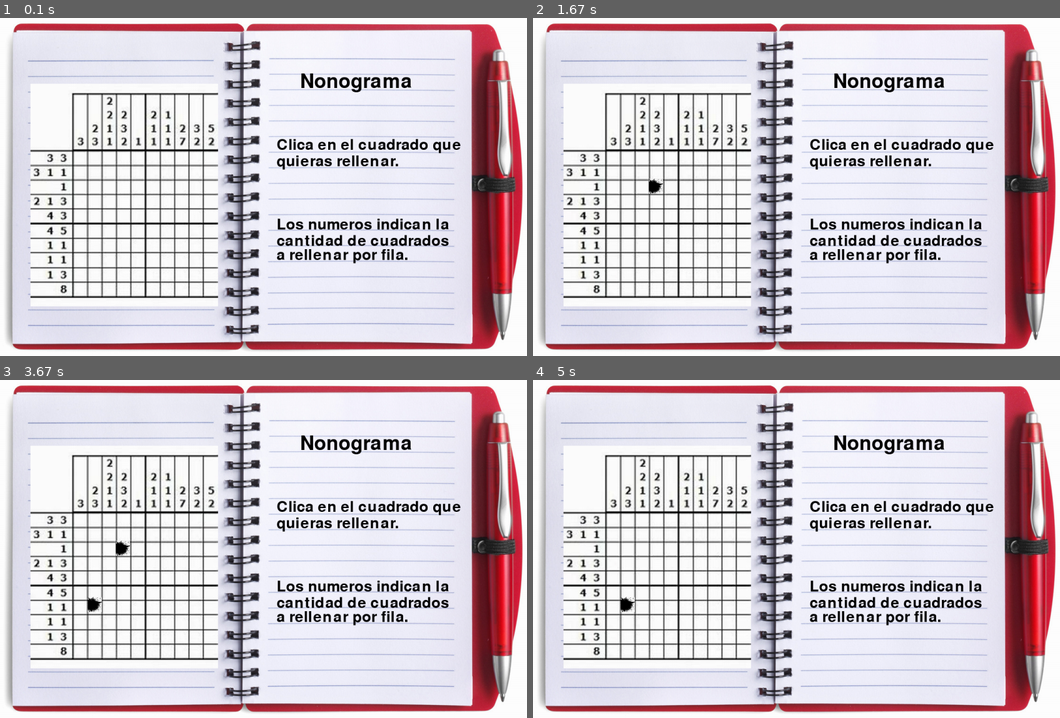
Above: before the commit, frames 1-4 (two rows, left to right).
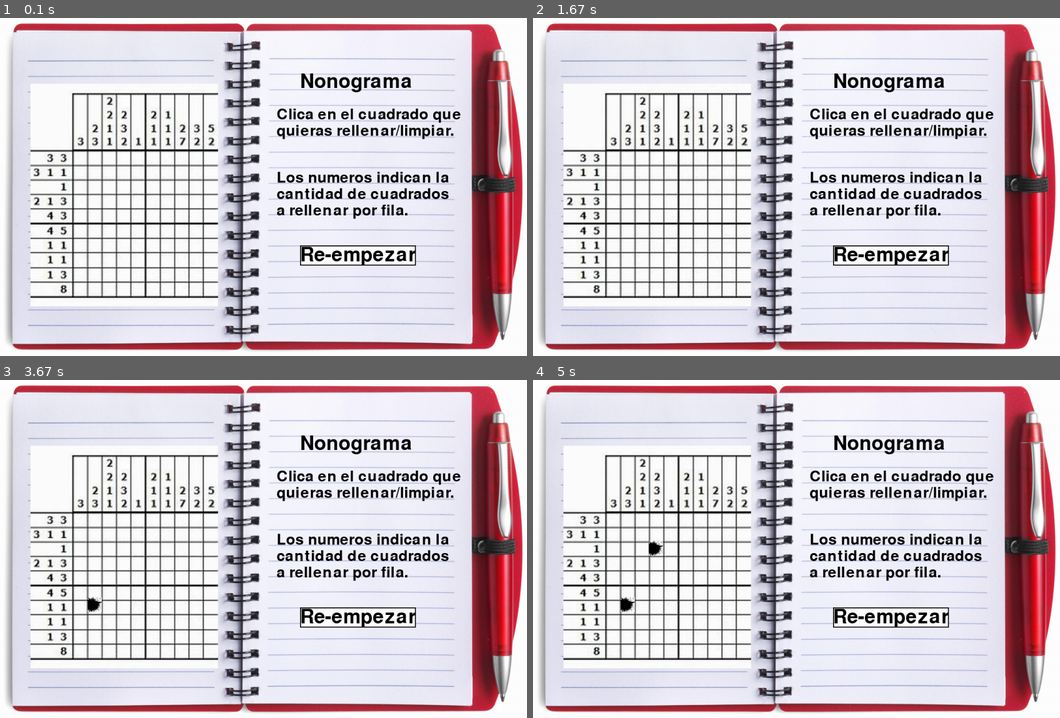
Above: after the commit, the same moments.

Repository: Blasetvrtumi/PdPygame
Game: pygame game, started from our_cozy_games/nonograma.py
Two runs of this game, one before a commit and one after it. Both use one fixed random seed, a clock stepped at 60 frames per second and the inputs below.
Inputs (mouse positions are in pixels of both pictures, inside the frame that each line leads up to):
- Up to frame 1 (0.1 s): no input
- Up to frame 2 (1.67 s): press the mouse at (791, 214) at 0.37 s; move the mouse to (717, 203) at 0.47 s; release the mouse at (648, 193) at 0.6 s; click (891, 254) at 0.85 s
- Up to frame 3 (3.67 s): press the mouse at (358, 616) at 3.1 s; move the mouse to (226, 613) at 3.2 s; move the mouse to (94, 609) at 3.3 s; release the mouse at (94, 609) at 3.33 s
- Up to frame 4 (5 s): move the mouse to (654, 552) at 3.77 s; click (654, 552) at 4.12 s

The runs differ from the first frame. In frame 1, 5.5% of the frame differs, in the area x 52-88%, y 26-74%; in frame 2, 5.6%, in the area x 21-88%, y 26-74%; in frame 3, 5.6%; in frame 4, 5.6%.

Commit message:
Se puede rehacer el nonograma

Diff:
--- a/our_cozy_games/nonograma.py
+++ b/our_cozy_games/nonograma.py
@@ -17,7 +17,7 @@
     text = big_font.render('Nonograma', True, text_color, )
     small_font = pygame.font.Font('freesansbold.ttf', 32)
     instructions_1 = small_font.render('Clica en el cuadrado que ', True, text_color,)
-    instructions_2 = small_font.render('quieras rellenar. ', True, text_color, )
+    instructions_2 = small_font.render('quieras rellenar/limpiar. ', True, text_color, )
     instructions_3 = small_font.render('Los numeros indican la ', True, text_color, )
     instructions_4 = small_font.render('cantidad de cuadrados ', True, text_color, )
     instructions_5 = small_font.render('a rellenar por fila.', True, text_color, )
@@ -69,6 +69,16 @@
     else:
         return get_cords_with_x(487, y)
 
+def get_botton(completed):
+    big_font = pygame.font.Font('freesansbold.ttf', 42)
+    if completed:
+        text = big_font.render('Rehacer', True, text_color, bg_color)
+    else:
+        text = big_font.render('Re-empezar', True, text_color, bg_color)
+    text.get_rect()
+    text_rect = text.get_rect()
+    text_rect.topleft = (700, 520)
+    return text, text_rect
 
 
 def pos_element(pos, level):
@@ -82,21 +92,9 @@
         return get_cords_with_pos(x, y)
 
 def fin_del_juego(posiciones):
-    print(posiciones)
-    comparativa = posiciones == {(487, 438), (307, 318), (397, 468), (427, 438), (277, 588), (487, 468), (247, 468), (457, 558), (307, 348), (427, 468), (397, 318), (487, 498), (277, 438), (247, 318), (367, 588), (457, 588), (457, 408), (427, 498), (427, 318), (307, 558), (277, 468), (247, 348), (217, 408), (457, 438), (307, 588), (307, 408), (427, 528), (427, 348), (277, 318), (487, 558), (487, 378), (367, 468), (457, 468), (217, 438), (307, 438), (427, 558), (397, 588), (487, 588), (487, 408), (277, 348), (277, 528), (247, 408), (367, 318), (217, 468), (337, 588), (427, 588), (427, 408), (307, 468), (247, 438), (367, 348)}
+    return posiciones == {(487, 438), (307, 318), (397, 468), (427, 438), (277, 588), (487, 468), (247, 468), (457, 558), (307, 348), (427, 468), (397, 318), (487, 498), (277, 438), (247, 318), (367, 588), (457, 588), (457, 408), (427, 498), (427, 318), (307, 558), (277, 468), (247, 348), (217, 408), (457, 438), (307, 588), (307, 408), (427, 528), (427, 348), (277, 318), (487, 558), (487, 378), (367, 468), (457, 468), (217, 438), (307, 438), (427, 558), (397, 588), (487, 588), (487, 408), (277, 348), (277, 528), (247, 408), (367, 318), (217, 468), (337, 588), (427, 588), (427, 408), (307, 468), (247, 438), (367, 348)}
 
-    '''{(217, 408), (217, 438), (217, 468),
-                          (247, 318), (247, 348), (247, 408), (247, 438), (247, 468),
-                          (277, 318), (277, 348), (277, 438), (277, 468), (277, 528), (277, 588),
-                          (307, 318), (307, 348), (307, 438), (307, 468), (307, 558), (307, 588),
-                          (337, 588),
-                          (367, 318), (265, 348), (265, 468), (265, 588),
-                          (397, 318), (397, 468), (397, 588),
-                          (427, 318), (427, 348), (427, 408), (427, 438), (427, 468), (427, 498), (427, 528), (427, 558), (427, 588),
-                          (457, 408), (457, 438), (457, 468), (457, 558), (457, 588),
-                          (487, 378), (487, 408), (487, 438), (487, 468), (487, 498), (487, 558), (487, 588)}'''
-    print(comparativa)
-    return comparativa
+
 
 def run():
     #Screen settings
@@ -107,16 +105,21 @@
     #Get elements needed
     background, board, finished, black_space, completed, level, text, instructions_1, instructions_2, instructions_3, instructions_4, instructions_5 = get_elements()
     pintado = []
+    print(completed)
 
     #Show in screen before loop
     screen.blit(background,(0,0))
     screen.blit(board, (125,175))
     screen.blit(text, (700, 150))
-    screen.blit(instructions_1, (650, 290))
-    screen.blit(instructions_2, (650, 325))
-    screen.blit(instructions_3, (650, 460))
-    screen.blit(instructions_4, (650, 495))
-    screen.blit(instructions_5, (650, 525))
+    screen.blit(instructions_1, (650, 225))
+    screen.blit(instructions_2, (650, 260))
+    screen.blit(instructions_3, (650, 360))
+    screen.blit(instructions_4, (650, 395))
+    screen.blit(instructions_5, (650, 430))
+    botton_text, botton = get_botton(completed)
+    screen.blit(botton_text, botton)
+    pygame.draw.rect(screen, text_color, botton, 2)
+
     pygame.display.flip() #botones cords x = 650, y = 460 - 525
 
     #Game loop
@@ -127,8 +130,8 @@
             if event.type == pygame.QUIT:
                 running = False
             elif event.type == pygame.MOUSEBUTTONUP:
+                pos = pygame.mouse.get_pos()
                 if not completed:
-                    pos = pygame.mouse.get_pos()
                     cords = pos_element(pos, level)
                     print(cords)
                     if cords:
@@ -145,9 +148,23 @@
                             print('Lo has hecho')
                             screen.blit(finished, (100,150))
                             completed = True
-                        pygame.display.flip()
+                            botton_text, botton = get_botton(completed)
+                            screen.blit(botton_text, botton)
+                            pygame.draw.rect(screen, text_color, botton, 2)
 
-                    #Manejar botones rehacer y atras
+
+                #Manejar botones rehacer y atras
+                if botton.collidepoint(pos):
+                    pintado.clear()
+                    completed = False
+                    screen.blit(board, (125,175))
+                    botton_text, botton = get_botton(completed)
+                    screen.blit(botton_text, botton)
+                    pygame.draw.rect(screen, text_color, botton, 2)
+
+                pygame.display.flip()
+
+
 
 
 if __name__ == '__main__':
